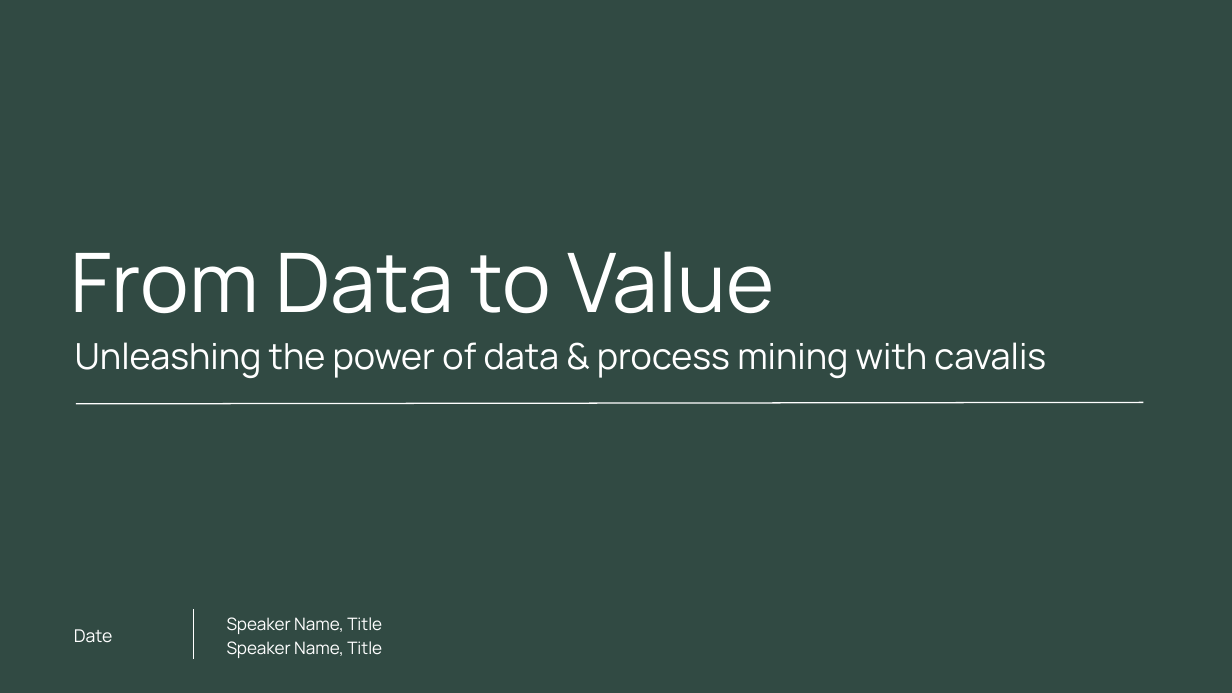
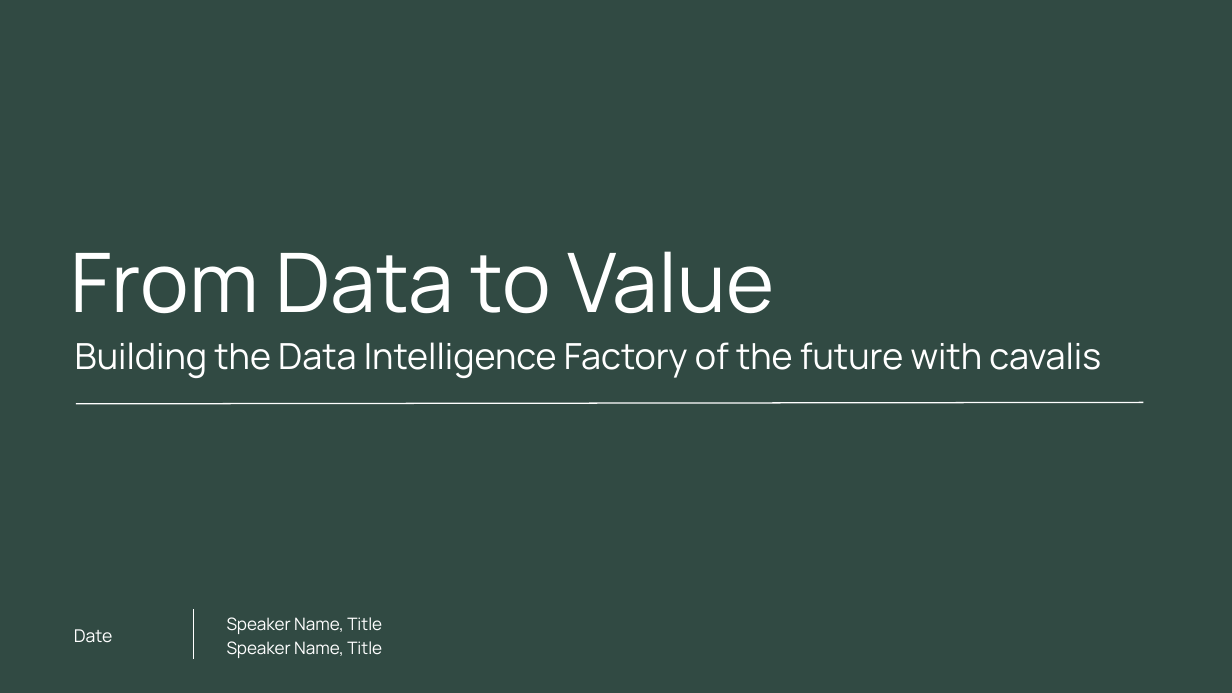
Before and after one commit to MoritzDaw/CaseStudy, a slide deck: slide 1 of 20251101_CaseStudy_FDE.pptx. Drawn at 1232x693 pixels with LibreOffice and Linux fonts; fonts in the diff are those of the drawing; background and template pictures are left out. Boxes give left, top, right and bottom in pixels: in the first picture for what was removed or moved away, otherwise in the second. Text is boxed around its words. In the diff, an @@ line names an element or a change of style, - is before the commit and + after.

```diff
--- a/20251101_CaseStudy_FDE.pptx
+++ b/20251101_CaseStudy_FDE.pptx
@@ text at [75,342,1101,378]: text changed @@
-Unleashing the power of data & process mining with cavalis
+Building the Data Intelligence Factory of the future with cavalis
```
Also in this commit, not shown: 2 other slides changed.
